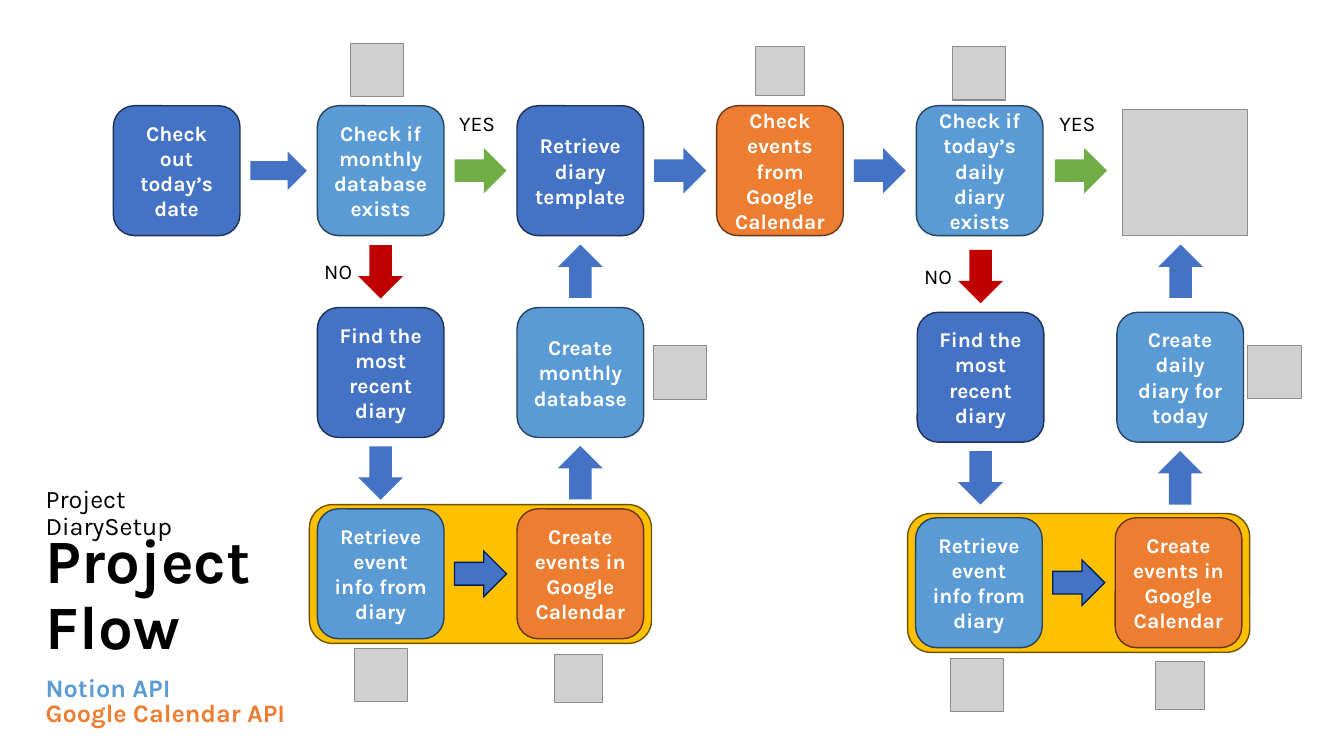
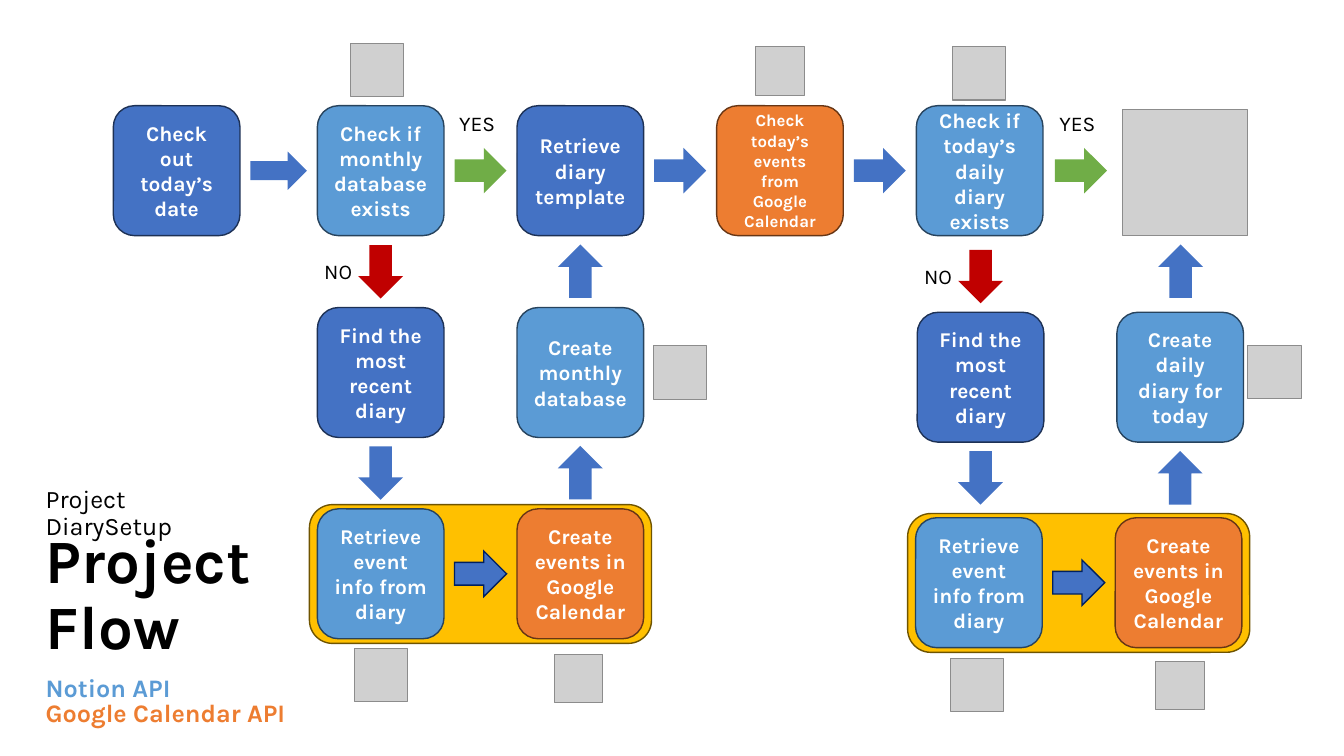
Before and after one commit to david4270/notion-automation, a slide deck: slide 6 of files/Project Overview.pptx. Drawn at 1344x756 pixels with LibreOffice and Linux fonts; fonts in the diff are those of the drawing; grey boxes stand for pictures. Boxes give left, top, right and bottom in pixels: in the first picture for what was removed or moved away, otherwise in the second. Text is boxed around its words. In the diff, an @@ line names an element or a change of style, - is before the commit and + after.

```diff
--- a/files/Project Overview.pptx
+++ b/files/Project Overview.pptx
@@ text in rounded rectangle at <box>744,114,816,227</box>: text changed; size 15 to 12 pt @@
-Check events from Google Calendar
+Check today’s events from Google Calendar
```
Also in this commit, not shown: 3 other files.
